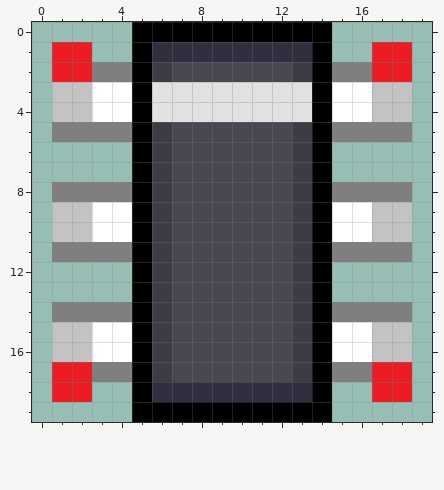
Two versions of one pixel-art sprite, UCBeditor/element/solid/Ic/SOT-23-6.png. The first picture shows the starting point.
The file is 20x20 pixels.
New version:
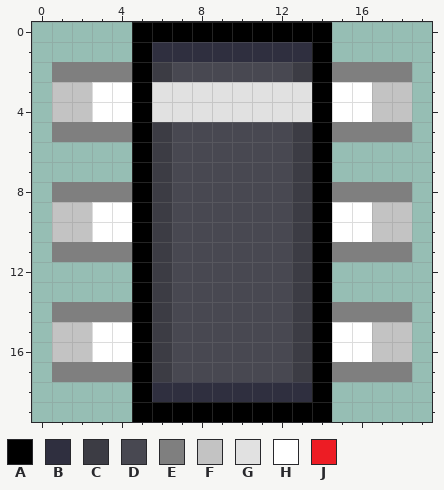
Palette (. is transparent): A #000000  B #2f2f3f  C #3c3c44  D #484851  E #7f7f7f  F #c3c3c3  G #e1e1e1  H #ffffff  J #ed1c24
What changed:
y 1: x 1..2 JJ -> ..; x 17..18 JJ -> ..
y 2: x 1..2 JJ -> EE; x 17..18 JJ -> EE
y 17: x 1..2 JJ -> EE; x 17..18 JJ -> EE
y 18: x 1..2 JJ -> ..; x 17..18 JJ -> ..
